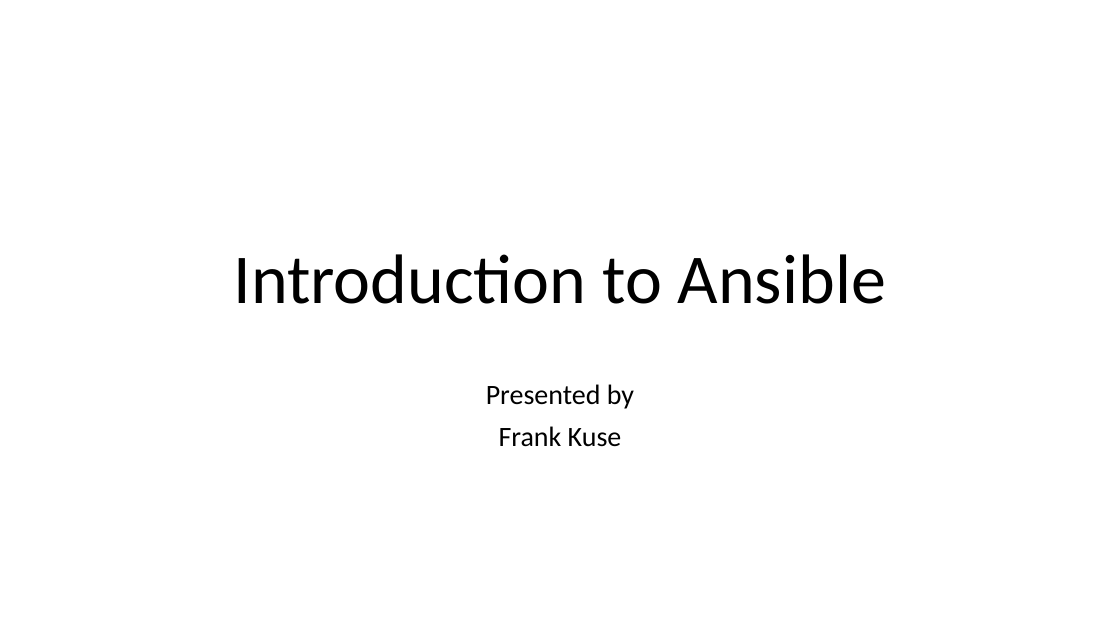
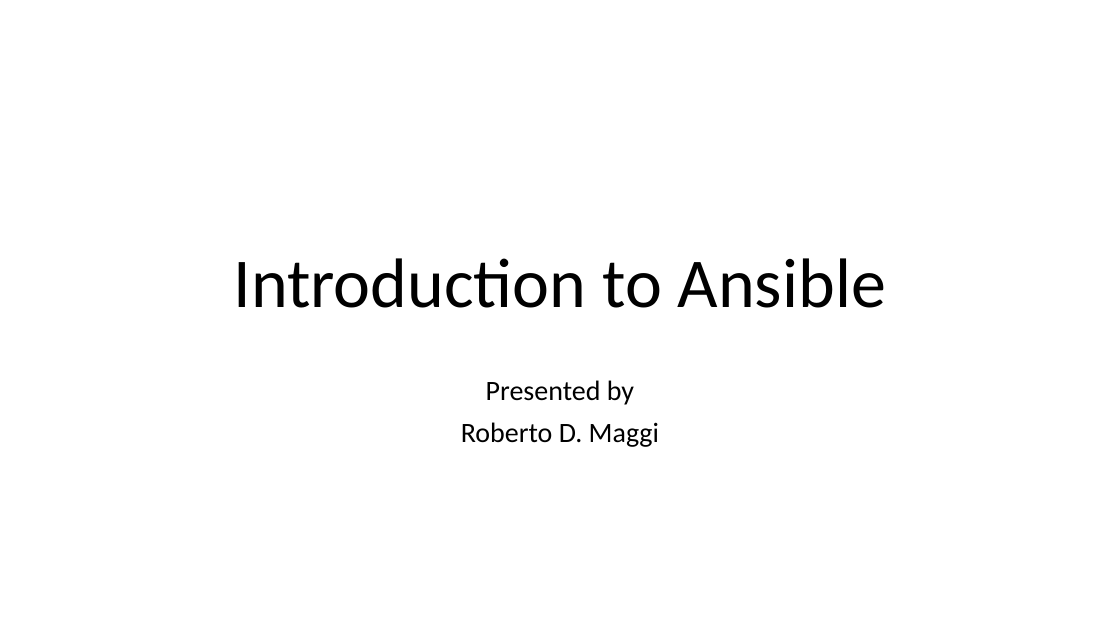
Before and after one commit to roberto-maggi/ansible, a slide deck: slide 1 of Ansible_Presentation.pptx. Drawn at 1120x630 pixels with LibreOffice and Linux fonts; fonts in the diff are those of the drawing. Boxes give left, top, right and bottom in pixels: in the first picture for what was removed or moved away, otherwise in the second. Text is boxed around its words. In the diff, an @@ line names an element or a change of style, - is before the commit and + after.

```diff
--- a/Ansible_Presentation.pptx
+++ b/Ansible_Presentation.pptx
@@ title "Introduction to Ansible" moved from (x1=233, y1=254, x2=886, y2=304) to (x1=233, y1=258, x2=886, y2=308) @@
@@ subtitle at (x1=461, y1=422, x2=659, y2=447): text changed @@
-Frank Kuse
+Roberto D. Maggi
```
Also in this commit, not shown: 7 other slides changed, 6 other files.
